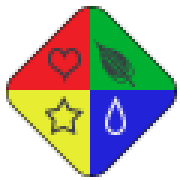
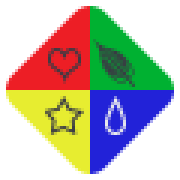
Revision of a layered w=180, h=180 image; what changed, layer by layer:
painted on "Red" over <box>6,6,90,90</box>
painted on "Green" over <box>90,6,177,90</box>
painted on "Blue" over <box>90,90,177,177</box>
painted on "Yellow" over <box>6,90,90,177</box>
